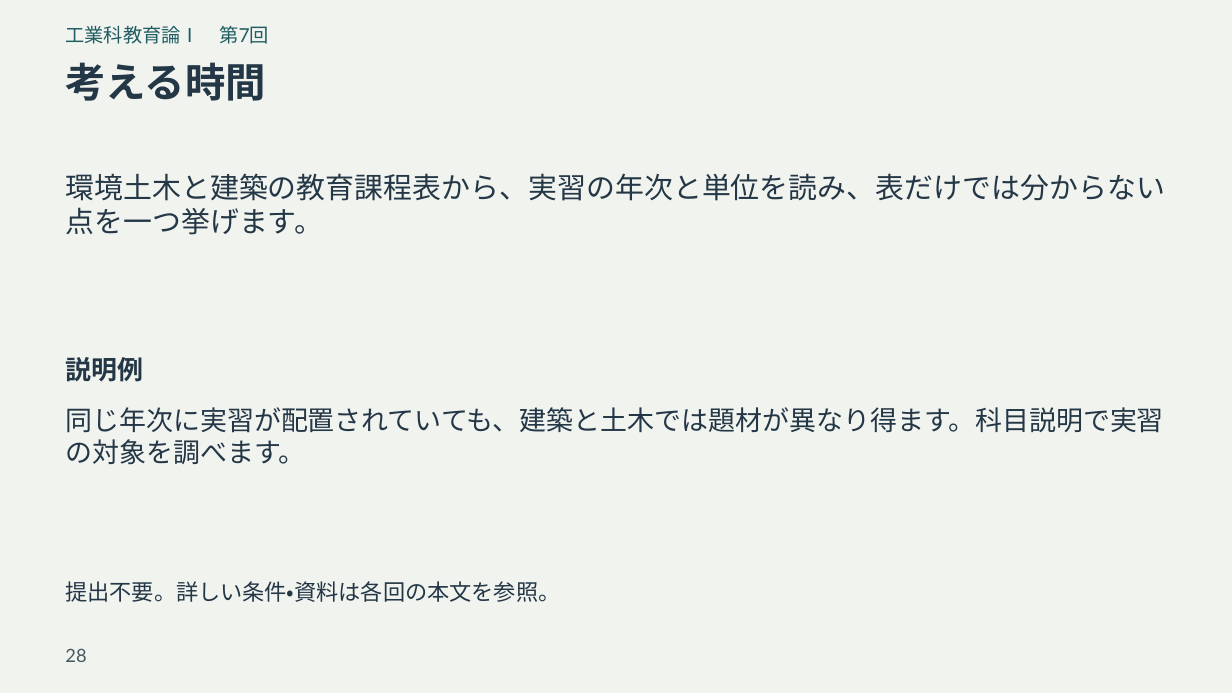
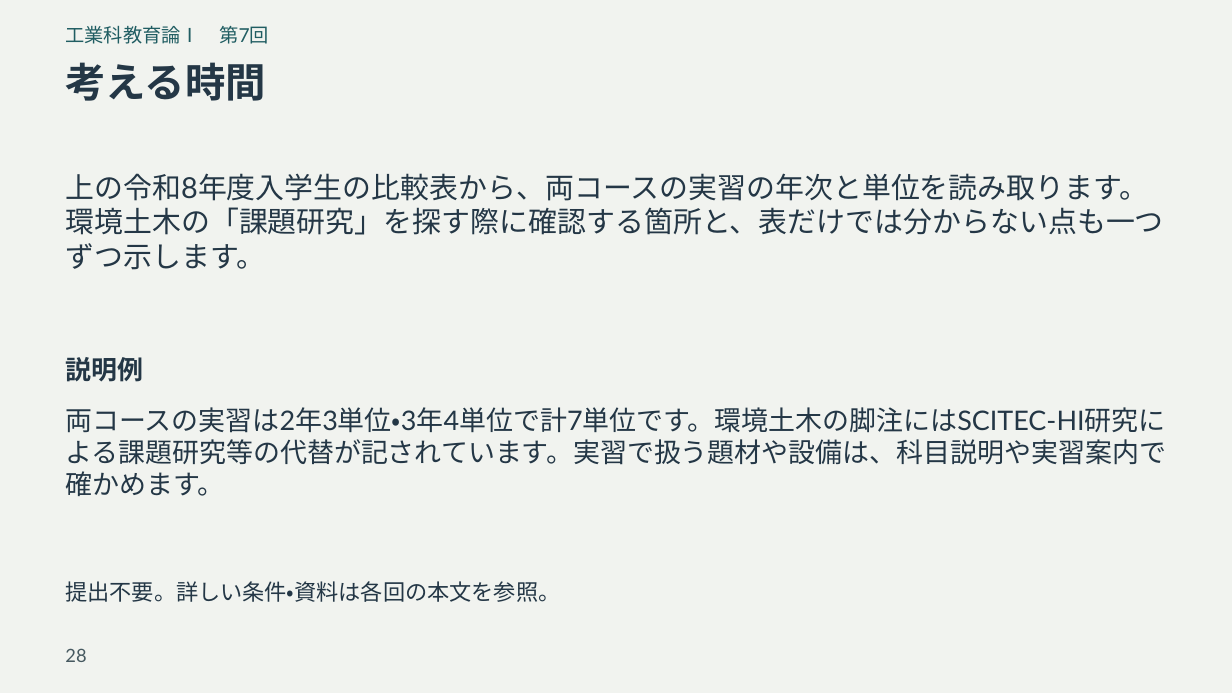
Before and after one commit to zooc-14calbp/industrial-education-i, a slide deck: slide 28 of reorganized/20261105/expanded/slides.pptx. Drawn at 1232x693 pixels with LibreOffice and Linux fonts; fonts in the diff are those of the drawing. Boxes give left, top, right and bottom in pixels: in the first picture for what was removed or moved away, otherwise in the second. Text is boxed around its words. In the diff, an @@ line names an element or a change of style, - is before the commit and + after.

```diff
--- a/reorganized/20261105/expanded/slides.pptx
+++ b/reorganized/20261105/expanded/slides.pptx
@@ text at <box>65,173,1163,270</box>: text changed @@
-環境土木と建築の教育課程表から、実習の年次と単位を読み、表だけでは分からない点を一つ挙げます。
+上の令和8年度入学生の比較表から、両コースの実習の年次と単位を読み取ります。環境土木の「課題研究」を探す際に確認する箇所と、表だけでは分からない点も一つずつ示します。
@@ text at <box>65,407,1166,496</box>: text changed @@
-同じ年次に実習が配置されていても、建築と土木では題材が異なり得ます。科目説明で実習の対象を調べます。
+両コースの実習は2年3単位・3年4単位で計7単位です。環境土木の脚注にはSCITEC-HI研究による課題研究等の代替が記されています。実習で扱う題材や設備は、科目説明や実習案内で確かめます。
```
Also in this commit, not shown: 3 other slides changed, 12 other files.
